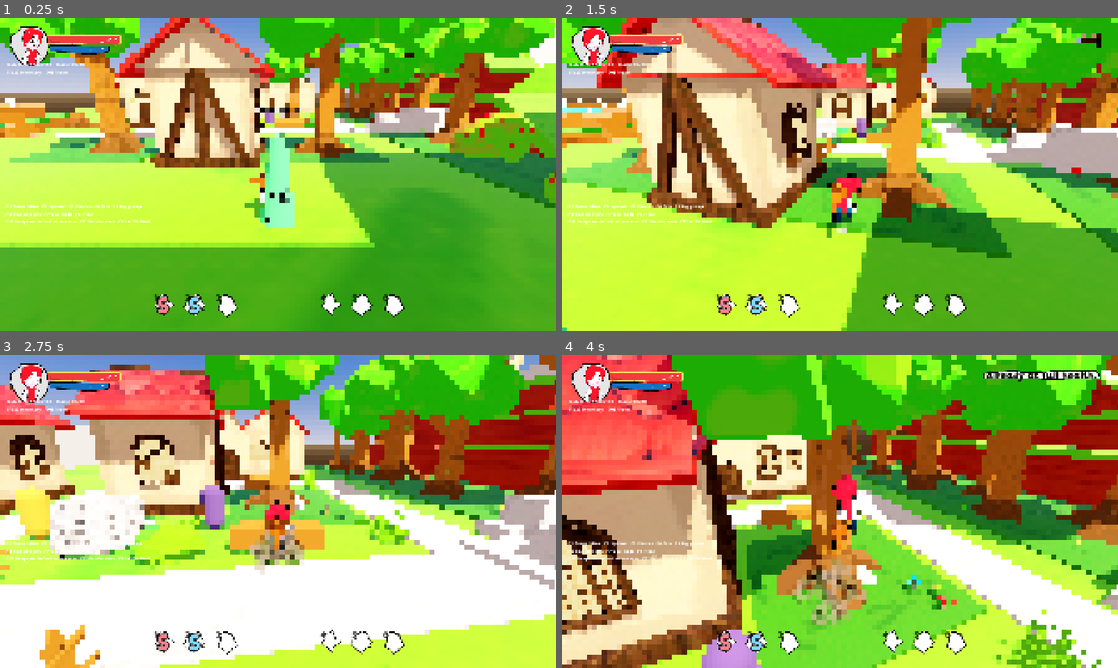
Above: before the commit, frames 1-4 (two rows, left to right).
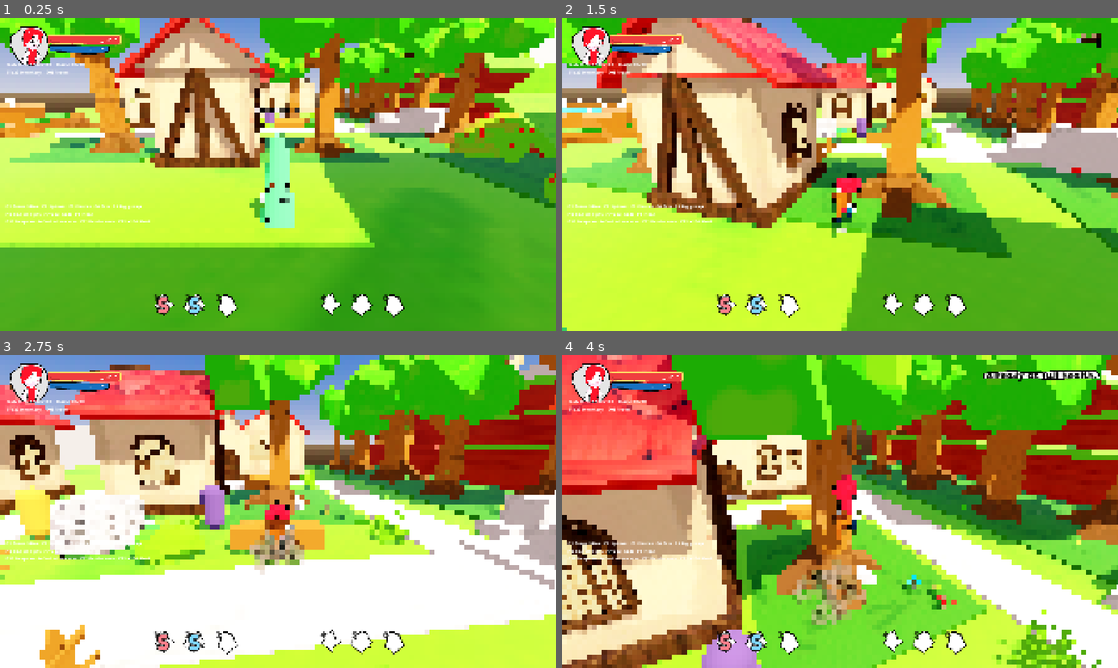
Above: after the commit, the same moments.

Repository: doggoanim/Krits
Game: Godot game, scene res://main.tscn
The game is run twice, just before and just after one commit, with the same random seed, the same clock (stepped at 60 frames per second) and the same inputs. This scene is started directly instead of the project's main scene. Sound files missing from this copy of the repository are replaced by a short silence.
Inputs (mouse positions are in pixels of both pictures, inside the frame that each line leads up to):
- Up to frame 1 (0.25 s): no input
- Up to frame 2 (1.5 s): tap Enter at 0.5 s; move the mouse to (867, 174) at 0.52 s; hold Ctrl (crouch_pound) 0.53-1.28 s; hold W (move_forward) from 0.53 s (still down); click (867, 174) at 0.67 s; tap Space (jump) at 0.77 s; move the mouse to (812, 174) at 1.27 s; tap E (interact) at 1.35 s
- Up to frame 3 (2.75 s): keep holding W (move_forward); tap Space (jump) at 1.52 s; move the mouse to (289, 505) at 2.02 s; hold Shift (roll_dive) from 2.03 s (still down)
- Up to frame 4 (4 s): keep holding W (move_forward); move the mouse to (834, 517) at 2.77 s; release Shift (roll_dive) at 2.78 s; tap Delete at 2.85 s; click (834, 517) at 2.92 s; tap Space (jump) at 3.02, 3.77 s; move the mouse to (878, 514) at 3.52 s; tap 1 at 3.6 s

The runs differ from the first frame. In frame 1, 0.2% of the frame differs, in the area x 44-53%, y 49-61%; in frame 2, 0.3%; in frame 3, less than 0.1%; in frame 4, 0.4%, in the area x 44-53%, y 49-75%.

Commit message:
Gear: track the player faster (follow_speed/turn_speed)
Co-Authored-By: Claude Sonnet 5.5 <noreply@anthropic.com>
Claude-Session: https://claude.ai/code/session_01TYpdm1jACUqsWG6yyTxbgm

Diff:
--- a/player/gear_display.gd
+++ b/player/gear_display.gd
@@ -18,6 +18,8 @@
 @export var shield_rest := Vector3(0.0, 1.0, 0.3)   ## relative to the player's facing; +Z is behind
 @export var shield_default_top := 0.25   ## height of the shield's top edge when there is no shield model
 @export var weapon_hang_back := 0.05     ## weapon offset along the anchor's Z, onto the shield's player-facing side (flip the sign if it lands on the wrong face)
+@export var follow_speed := 30.0   ## how tightly the gear tracks the player (higher = less lag)
+@export var turn_speed := 20.0     ## same, for turning to match the player's facing
 @export var swing_strength := 0.06     ## radians of weapon swing per m/s of anchor speed
 @export var swing_max := 0.7           ## radians
 @export var swing_follow := 12.0       ## spring stiffness (higher = snappier)
@@ -37,6 +39,8 @@
 	_player = get_parent() as Player   # created by Player, which must already have its visual
 	_anchor = FloatingAnchor.new()
 	_anchor.name = "ShieldAnchor"
+	_anchor.position_follow = follow_speed
+	_anchor.turn_follow = turn_speed
 	add_child(_anchor)
 	_weapon_pivot = Node3D.new()
 	_weapon_pivot.name = "WeaponPivot"
